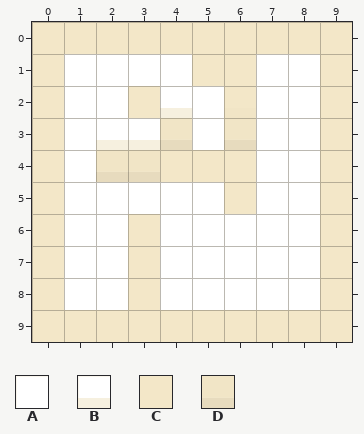
Tiled map (JSON), stored at assets/tilemaps/tilemaptest.json. Above is the file before it was changed.
Cells are 32x32 px. Shown: x 0..9, y 0..9. The commit also replaced the tileset; all pictures use the new one.
Key: from "test-tile": A 0, B 1, C 2, D 3.
_ is an empty cell.
Layer "Base" before, first column x 0:
 0 CCCCCCCCCC
 1 CAAAACCAAC
 2 CAACAACAAC
 3 CAAACACAAC
 4 CACCCCCAAC
 5 CAAAAACAAC
 6 CAACAAAAAC
 7 CAACAAAAAC
 8 CAACAAAAAC
 9 CCCCCCCCCC
Layer "Front" before, first column x 0:
 0 ______C___
 1 ______C___
 2 ____B_B___
 3 __BBDAD___
 4 __DDCCC___
 5 ______C___
 6 __________
 7 __________
 8 __________
 9 __________
After the commit:
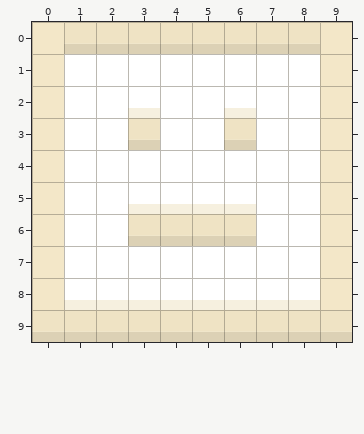
See-through tiles are keyed as they look on the map.
The exact change:
Changed rows in their new state; . is an unchanged cell.
Layer "Base":
first column x 0:
 0 .DDDDDDDD.
 1 .....AA...
 2 ...A..A...
 3 ...DA.....
 4 ..AAAAA...
 5 ......A...
 6 ...DDDD...
 7 ...A......
 8 ...A......
 9 DDDDDDDDDD
Layer "Front":
first column x 1:
 0 ....._..
 1 ....._..
 2 ..B_....
 3 .___....
 4 ._____..
 5 ..BBBB..
 8 BBBBBBBB
Changed places in both pictures, as pixel boxes (x1, y1, x2, y2):
changed: (32, 44, 352, 342)
